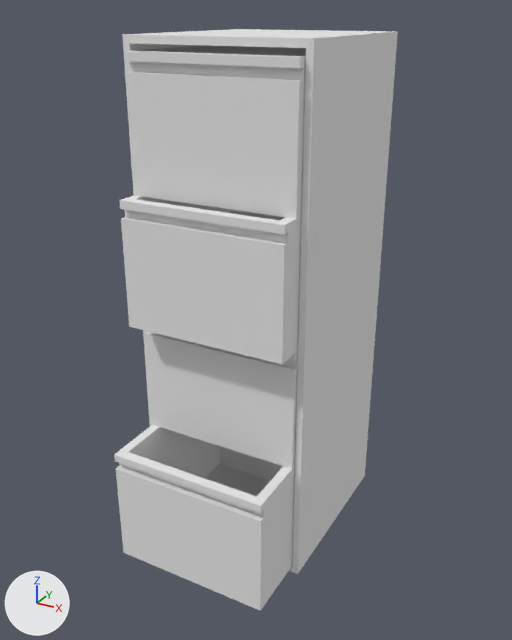
What one commit did to the OBJ model assets/CabinetVari_3.obj.
Both versions are drawn from a 50 mm lens placed at (195.0, -352.0, 321.0), pointed at (4.0, -4.0, 148.0). Every picture has the same lights, and +X, +Y and +Z are marked at lower left. Where no turn or scale is listed for an object, it has been applied to the vertices.

Script lines for the objects in view, before the commit:
```python
me_cabinetvari_3 = bpy.data.meshes.new('CabinetVari_3')
me_cabinetvari_3.from_pydata(...)  # 96 vertices, 94 faces; spans x -54.0..54.0, y -81.0..75.0, z 0.0..309.0
me_cabinetvari_3.materials.append(mat_initialshadinggroup)  # white #e7e7e7
ob_cabinetvari_3 = bpy.data.objects.new('CabinetVari_3', me_cabinetvari_3)
ob_cabinetvari_3.location = (0.0, 0.0, 0.0)
```
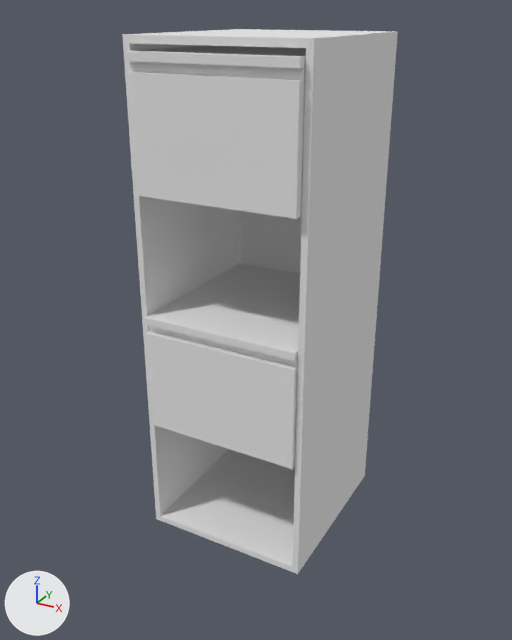
The newer file is also turned or shifted as a whole; pictures and numbers use the older file's frame.

The change, as a diff of the scene's bpy script:
```diff
--- a/assets/CabinetVari_3.obj.py
+++ b/assets/CabinetVari_3.obj.py
@@ me_cabinetvari_3 @@
 me_cabinetvari_3.from_pydata(...)  # 96 vertices, 94 faces; spans x -54.0..54.0, y -81.0..75.0, z 0.0..309.0
 # used by ob_cabinetvari_3; location = (0.0, 0.0, 0.0)
+# me_cabinetvari_3 part 1: the loose piece of 24 vertices spanning x -50.0..50.0, y -81.0..32.0, z 4.0..78.0 is deleted
+# me_cabinetvari_3 part 2: the loose piece of 24 vertices spanning x -50.0..50.0, y -58.0..55.0, z 153.0..227.0 is deleted
 me_cabinetvari_3.materials.append(mat_initialshadinggroup)
```

What differs and where, as boxes (x1, y1, x2, y2) in the pictures (512 x 640 px):
'CabinetVari_3', reshaped (6% shorter)
    before: (114, 29, 398, 611)
    after: (122, 29, 398, 574)
part 1 of me_cabinetvari_3, deleted
    before: (114, 425, 295, 611)
part 2 of me_cabinetvari_3, deleted
    before: (119, 195, 302, 364)
